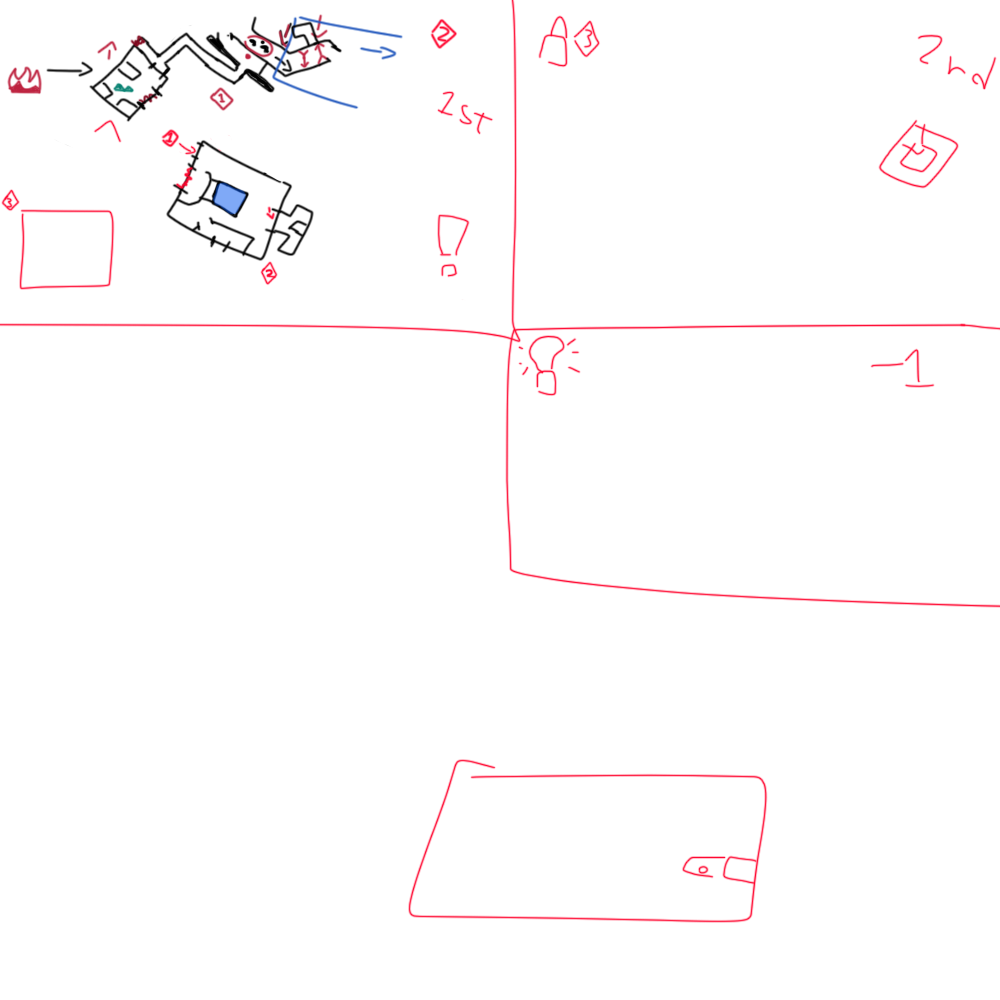
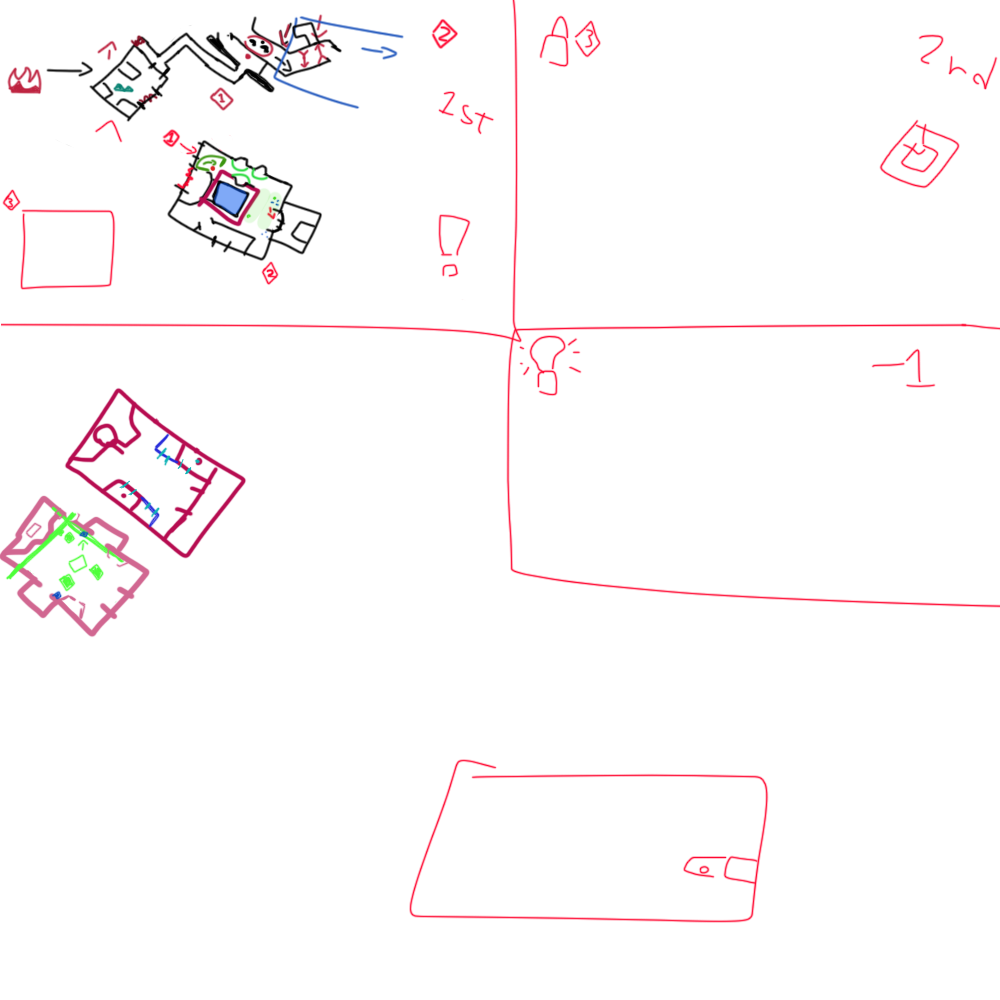
Two versions of the same layered image (1000 x 1000). Layer-by-layer changes:
added layer "Layer 4" above "Layer 5" over box(229, 155, 290, 186)
added layer "Layer 5" above "Layer 3" over box(242, 187, 283, 231)
painted on "Layer 3" over box(0, 0, 1000, 923)
